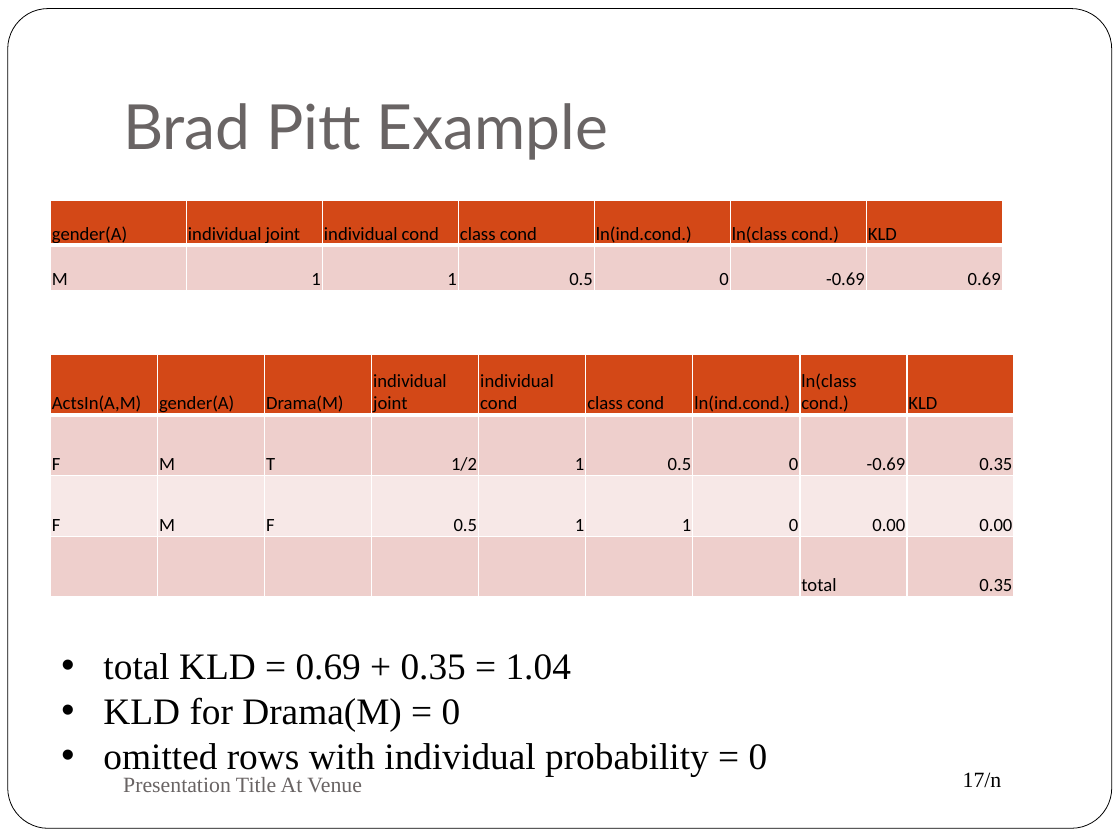
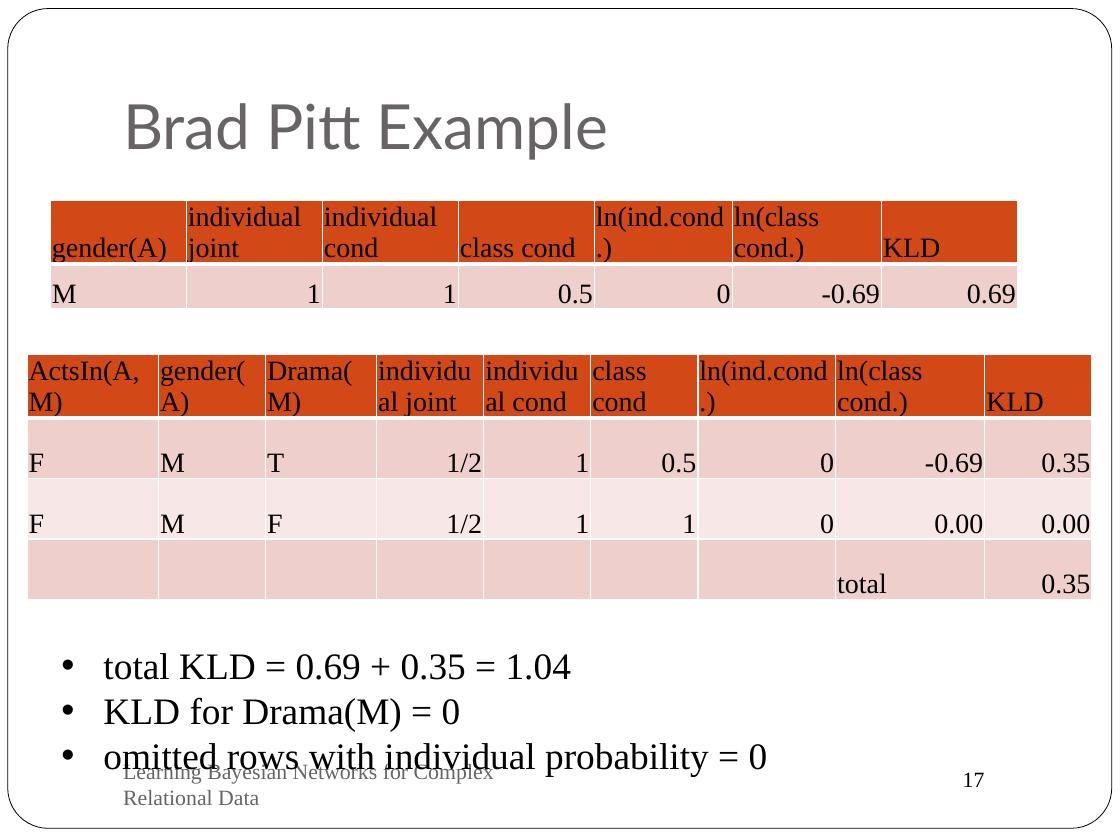
Before and after one commit to oschulte/srl-tutorial-slides, a slide deck: slide 17 of ch6-anomaly.pptx. Drawn at 1120x840 pixels with LibreOffice and Linux fonts; fonts in the diff are those of the drawing. Boxes give left, top, right and bottom in pixels: in the first picture for what was removed or moved away, otherwise in the second. Text is boxed around its words. In the diff, an @@ line names an element or a change of style, - is before the commit and + after.

```diff
--- a/ch6-anomaly.pptx
+++ b/ch6-anomaly.pptx
@@ table at box(50, 200, 1015, 315) @@
@@ size 12 to 18 pt, font Calibri to Times New Roman @@
@@ table: place and size @@
-table at box(50, 200, 999, 419)
+table at box(50, 200, 1015, 315)
@@ table at box(27, 354, 1093, 605) @@
-row 3, column 4: 0.5
+row 3, column 4: 1/2
@@ size 12 to 18 pt, font Calibri to Times New Roman @@
@@ table: place and size @@
-table at box(50, 354, 1018, 601)
+table at box(27, 354, 1093, 605)
@@ text at box(123, 762, 494, 805): text changed @@
-Presentation Title At Venue
+Learning Bayesian Networks for Complex Relational Data
@@ page number at box(963, 772, 985, 787): text changed @@
-17/n
+17
```
Also in this commit, not shown: 19 other slides changed, 3 slides added, 2 slides removed.
